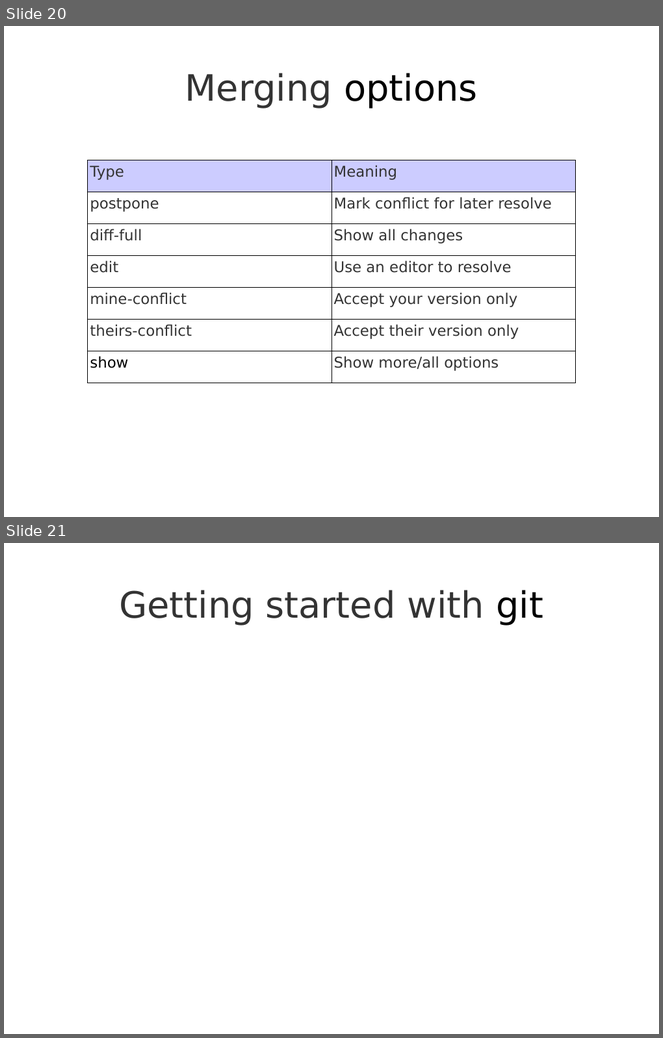
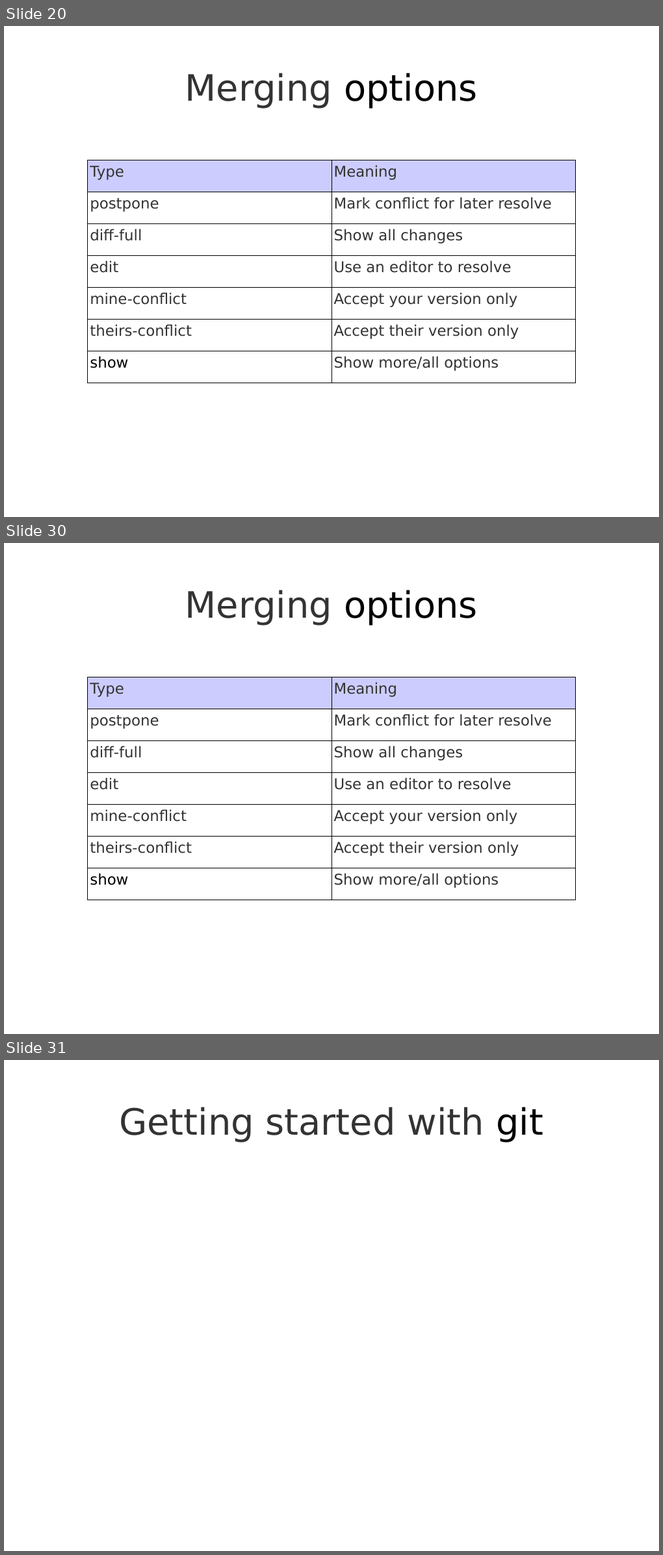
Before and after one commit to theonewolf/15-441-Recitation-Sessions, a slide deck: recitation2/src/recitation2.odp. Shown one above the other, each under a label of ours: slides 20 and 21 before the commit, slides 20, 30 and 31 after it; the slides between them are not shown. The pictures are 663x1038 and 663x1555 pixels, drawn with LibreOffice and Linux fonts; fonts in the diff are those of the drawing. Boxes give left, top, right and bottom in pixels: in the first picture for what was removed or moved away, otherwise in the second. Text is boxed around its words. In the diff, an @@ line names an element or a change of style, - is before the commit and + after.

```diff
--- a/recitation2/src/recitation2.odp
+++ b/recitation2/src/recitation2.odp
@@ slide 30 added at box(4, 543, 659, 1034), background #FFFFFF @@
@@ title added at box(185, 590, 478, 626), 44 pt, text #333333 @@
+Merging options
@@ table added at box(88, 678, 576, 901), 7 rows, 2 columns @@
+Type | Meaning
+postpone | Mark conflict for later resolve
+diff-full | Show all changes
+edit | Use an editor to resolve
+mine-conflict | Accept your version only
+theirs-conflict | Accept their version only
+show | Show more/all options
@@ what was slide 21 is now slide 31 @@
```
Also in this commit, not shown: 1 slide changed, 10 other slides added, 1 slide removed.
